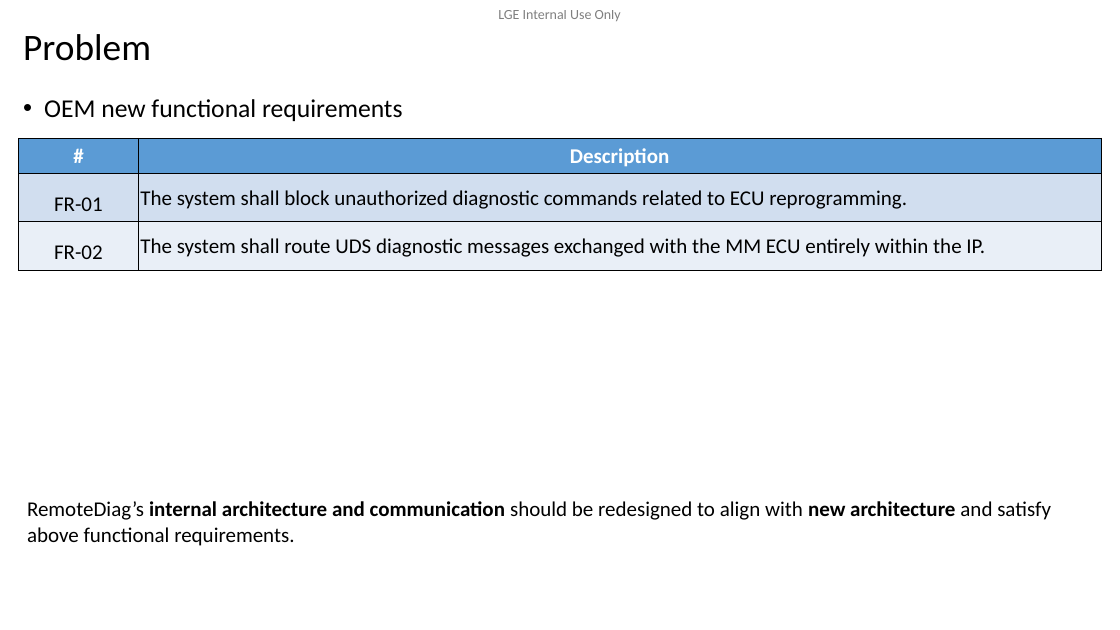
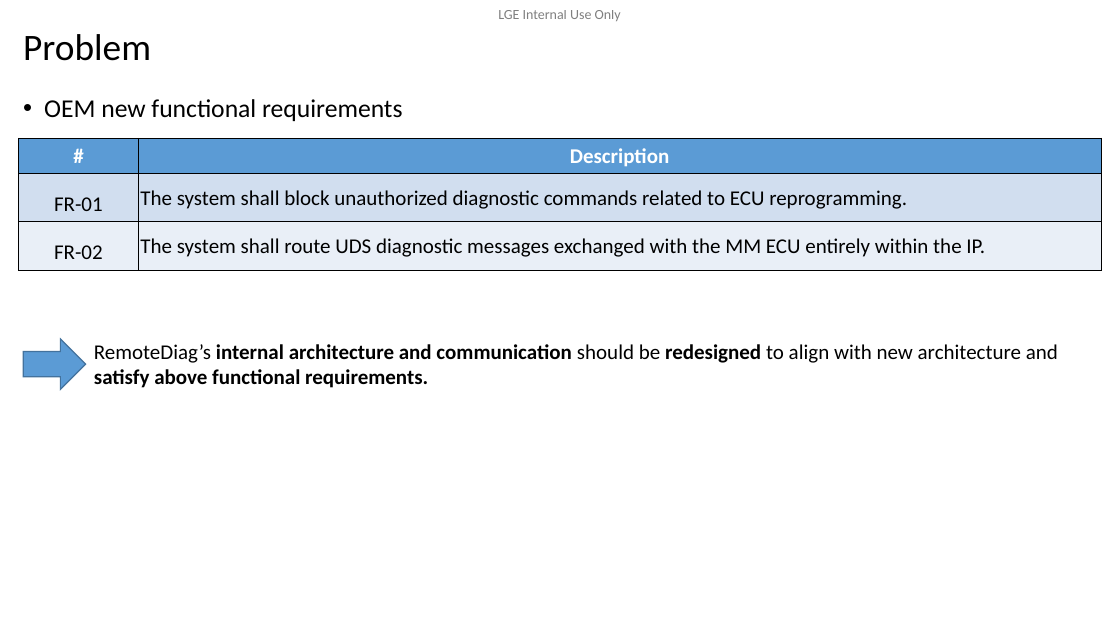
Before and after one commit to btqt/fe, a slide deck: slide 6 of design/FE_phi.vu_Design of Secure Remote Diag on Container Separation Architecture_3rd.pptx. Drawn at 1120x630 pixels with LibreOffice and Linux fonts; fonts in the diff are those of the drawing; background and template pictures are left out. Boxes give left, top, right and bottom in pixels: in the first picture for what was removed or moved away, otherwise in the second. Text is boxed around its words. In the diff, an @@ line names an element or a change of style, - is before the commit and + after.

```diff
--- a/design/FE_phi.vu_Design of Secure Remote Diag on Container Separation Architecture_3rd.pptx
+++ b/design/FE_phi.vu_Design of Secure Remote Diag on Container Separation Architecture_3rd.pptx
@@ right arrow added at (24, 339, 86, 390), fill #5B9BD5, outline #43739E 1 pt @@
@@ text "RemoteDiag’s internal architecture and communication ...": place and size @@
-text "RemoteDiag’s internal architecture and communication ..." at (27, 501, 1051, 546)
+text "RemoteDiag’s internal architecture and communication ..." at (94, 344, 1058, 388)
@@ text "RemoteDiag’s internal architecture and communication ..." at (94, 344, 1058, 388): bold on in "redesigned satisfy above functional requirements."; bold off in "new architecture" @@
```
Also in this commit, not shown: 6 other slides changed, 2 slides added, 1 slide removed, 1 other file.
